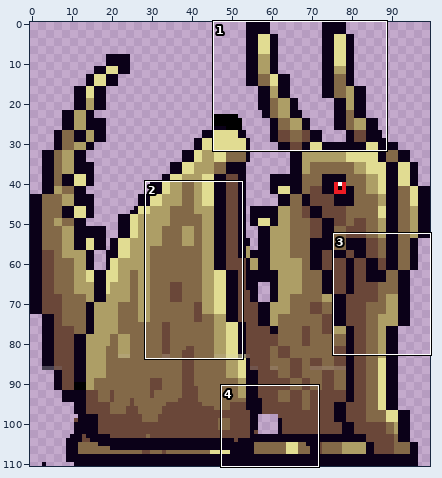
Edited in one commit: sprite sheet (sprites/Sprite70/e3286dc5-3e0d-4a0c-81aa-502c9828a832.png). The first picture is a wide view before the edit; the outline marks the close-up.
Close-up. Before the commit:
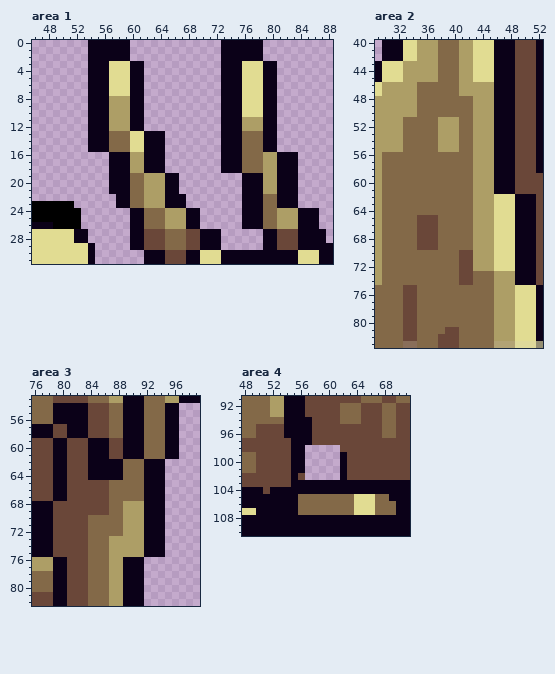
The file is 100x111 pixels. Shown: area 1: x 46..88, y 0..31; area 2: x 29..52, y 40..83; area 3: x 76..99, y 53..82; area 4: x 48..71, y 91..110. The commit also changed other parts of the picture, which this record leaves out.
Now the later version:
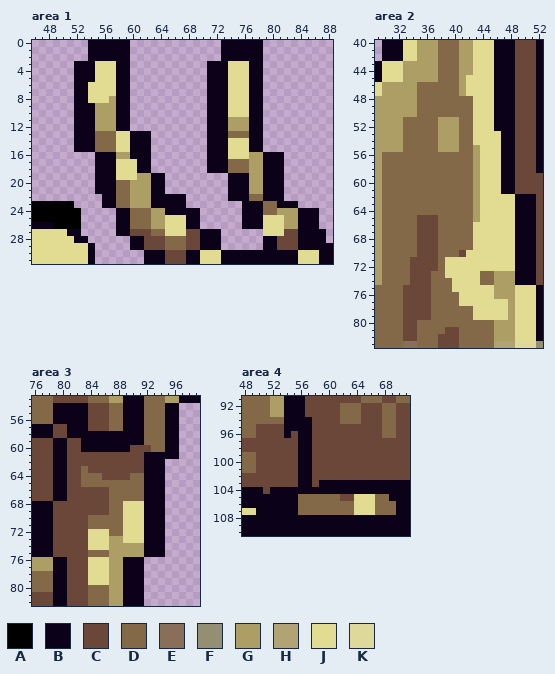
Palette (. is transparent): A #000000  B #0b0118  C #6a4739  D #836948  E #896e59  F #948e72  G #ad9e66  H #b2a375  J #e1dc92  K #ded99a
Diff:
--- area 1
@@ x 46..88 @@
  2 ........BBBBBB.............BBBBBB..........
- 3 ........BBBJJJBB...........BBBJJJBB........
- 4 ........BBBJJJBB...........BBBJJJBB........
- 5 ........BBBJJJBB...........BBBJJJBB........
- 6 ........BBBJJJBB...........BBBJJJBB........
- 7 ........BBBJJJBB...........BBBJJJBB........
- 8 ........BBBGGGBB...........BBBJJJBB........
- 9 ........BBBGGGBB...........BBBJJJBB........
-10 ........BBBGGGBB...........BBBJJJBB........
-11 ........BBBGGGBB...........BBBGGGBB........
-12 ........BBBGGGBB...........BBBGGGBB........
-13 ........BBBDDDJJBBB........BBBDDDBB........
-14 ........BBBDDDJJBBB........BBBDDDBB........
-15 ........BBBDDDJJBBB........BBBDDDBB........
-16 ...........BBBGGBBB........BBBDDDGGBBB.....
-17 ...........BBBGGBBB........BBBDDDGGBBB.....
-18 ...........BBBGGBBB........BBBDDDGGBBB.....
-19 ...........BBBDDGGGBB.........BBBGGBBB.....
-20 ...........BBBDDGGGBB.........BBBGGBBB.....
-21 ...........BBBDDGGGBB.........BBBGGBBB.....
-22 ............BBDDGGGBBB........BBBDDBBB.....
-23 AAAAAA......BBDDGGGBBB........BBBDDBBB.....
-24 AAAAAAA.......BBDDDGGGBB......BBBDDGGGBBB..
-25 AAAAAAA.......BBDDDGGGBB......BBBDDGGGBBB..
-26 BBBAAAA.......BBDDDGGGBB......BBBDDGGGBBB..
-27 JJJJJJBB......BBCCCDDDCCBBB......BBCCCBBBB.
+ 3 ......BBBJJJBB...........BBBJJJBB..........
+ 4 ......BBBJJJBB...........BBBJJJBB..........
+ 5 ......BBBJJJBB...........BBBJJJBB..........
+ 6 ......BBJJJJBB...........BBBJJJBB..........
+ 7 ......BBJJJJBB...........BBBJJJBB..........
+ 8 ......BBJJJGBB...........BBBJJJBB..........
+ 9 ......BBBGGGBB...........BBBJJJBB..........
+10 ......BBBGGGBB...........BBBJJJBB..........
+11 ......BBBGGGBB...........BBBGGGBB..........
+12 ......BBBGGGBB...........BBBGGGBB..........
+13 ......BBBDDDJJBBB........BBBDDDBB..........
+14 ......BBBDDDJJBBB........BBBJJJBB..........
+15 ......BBBDDDJJBBB........BBBJJJBB..........
+16 .........BBBGGBBB........BBBJJJGGBBB.......
+17 .........BBBJJJBB........BBBDDDGGBBB.......
+18 .........BBBJJJBB........BBBDDDGGBBB.......
+19 .........BBBJJJGGBB.........BBBGGBBB.......
+20 .........BBBDDGGGBB.........BBBGGBBB.......
+21 .........BBBDDGGGBB.........BBBGGBBB.......
+22 ..........BBDDGGGBBBBB......BBBDDBBB.......
+23 AAAAAA....BBDDGGGBBBBB........BBBDDBBB.....
+24 AAAAAAA.....BBDDDGGBBBBB......BBBDDGGGBBB..
+25 AAAAAAA.....BBDDDGGJJJBB......BBBJJJGGBBB..
+26 BBBAAAA.....BBDDDGGJJJBB......BBBJJJGGBBB..
+27 JJJJJBB.....BBCCCDDJJJCCBBB......JJJCCBBBB.
 28 JJJJJJBB......BBCCCDDDCCBBB......BBCCCBBBB.
--- area 2
@@ x 29..52 @@
 44 BJJJGGGGGDDDGGJJJBBBCCCB
-45 BJJJGGGGGDDDGGJJJBBBCCCB
-46 JGGGGGDDDDDDGGGGGBBBCCCB
-47 JGGGGGDDDDDDGGGGGBBBCCCB
-48 GGGGGGDDDDDDDDGGGBBBCCCB
-49 GGGGGGDDDDDDDDGGGBBBCCCB
-50 GGGGGGDDDDDDDDGGGBBBCCCB
-51 GGGGDDDDDGGGDDGGGBBBCCCB
-52 GGGGDDDDDGGGDDGGGBBBCCCB
-53 GGGGDDDDDGGGDDGGGBBBCCCB
-54 GGGGDDDDDGGGDDGGGBBBCCCB
-55 GGGGDDDDDGGGDDGGGBBBCCCB
-56 GDDDDDDDDDDDDDGGGBBBCCCB
-57 GDDDDDDDDDDDDDGGGBBBCCCB
-58 GDDDDDDDDDDDDDGGGBBBCCCB
-59 GDDDDDDDDDDDDDGGGBBBCCCC
-60 GDDDDDDDDDDDDDGGGBBBCCCC
-61 GDDDDDDDDDDDDDGGGBBBCCCC
-62 GDDDDDDDDDDDDDGGGJJJBBBC
-63 GDDDDDDDDDDDDDGGGJJJBBBC
-64 GDDDDDDDDDDDDDGGGJJJBBBC
-65 GDDDDDCCCDDDDDGGGJJJBBBC
-66 GDDDDDCCCDDDDDGGGJJJBBBC
-67 GDDDDDCCCDDDDDGGGJJJBBBC
-68 GDDDDDCCCDDDDDGGGJJJBBBC
-69 GDDDDDCCCDDDDDGGGJJJBBBC
-70 GDDDDDDDDDDDCCGGGJJJBBBC
-71 GDDDDDDDDDDDCCGGGJJJBBBC
-72 GDDDDDDDDDDDCCGGGJJJBBBC
-73 GDDDDDDDDDDDCCDDDGGGBBBC
-74 GDDDDDDDDDDDCCDDDGGGBBBC
-75 DDDDCCDDDDDDDDDDDGGGJJJB
-76 DDDDCCDDDDDDDDDDDGGGJJJB
-77 DDDDCCDDDDDDDDDDDGGGJJJB
-78 DDDDCCDDDDDDDDDDDGGGJJJB
-79 DDDDCCDDDDDDDDDDDGGGJJJB
+45 BJJJGGGGGDDDGJJJJBBBCCCB
+46 JGGGGGDDDDDDGJJJJBBBCCCB
+47 JGGGGGDDDDDDGJJJJBBBCCCB
+48 GGGGGGDDDDDDDDJJJBBBCCCB
+49 GGGGGGDDDDDDDDJJJBBBCCCB
+50 GGGGGGDDDDDDDDJJJBBBCCCB
+51 GGGGDDDDDGGGDDJJJBBBCCCB
+52 GGGGDDDDDGGGDDJJJBBBCCCB
+53 GGGGDDDDDGGGDDJJJJBBCCCB
+54 GGGGDDDDDGGGDDJJJJBBCCCB
+55 GGGGDDDDDGGGDDGJJJBBCCCB
+56 GDDDDDDDDDDDDDGJJJBBCCCB
+57 GDDDDDDDDDDDDDGJJJBBCCCB
+58 GDDDDDDDDDDDDDGJJJBBCCCB
+59 GDDDDDDDDDDDDDGJJJBBCCCC
+60 GDDDDDDDDDDDDDGJJJBBCCCC
+61 GDDDDDDDDDDDDDGJJJBBCCCC
+62 GDDDDDDDDDDDDDGJJJJJBBBC
+63 GDDDDDDDDDDDDDGJJJJJBBBC
+64 GDDDDDDDDDDDDDGJJJJJBBBC
+65 GDDDDDCCCDDDDDGJJJJJBBBC
+66 GDDDDDCCCDDDDDJJJJJJBBBC
+67 GDDDDDCCCDDDDDJJJJJJBBBC
+68 GDDDDDCCCDDDDDJJJJJJBBBC
+69 GDDDDDCCCDDDDDJJJJJJBBBC
+70 GDDDDDCCCDDDCJJJJJJJBBBC
+71 GDDDDCCCCDJJJJJJJJJJBBBC
+72 GDDDDCCCCDJJJJJJJJJJBBBC
+73 GDDDDCCCDDJJJJJDDGGGBBBC
+74 GDDDDCCCDDDJJJJDDGGGBBBC
+75 DDDDCCCCDDDJJJJJJGGGJJJB
+76 DDDDCCCCDDDDJJJJJGGGJJJB
+77 DDDDCCCCDDDDJJJJJJJGJJJB
+78 DDDDCCCCDDDDDDJJJJJGJJJB
+79 DDDDCCCCDDDDDDJJJJJGJJJB
 80 DDDDCCDDDDDDDDDDDGGGJJJB
--- area 3
@@ x 81..96 @@
 57 BBBCCCDDBBBDDDBB
-58 BBBCCCDDBBBDDDBB
-59 CCCBBBCCBBBDDDBB
-60 CCCBBBCCBBBDDDBB
-61 CCCBBBCCBBBDDDBB
-62 CCCBBBBBDDDBBB..
-63 CCCBBBBBDDDBBB..
-64 CCCBBBBBDDDBBB..
-65 CCCCCCDDDDDBBB..
+58 BBBBBBBBBBBDDDBB
+59 CCBBBBBBBBBDDDBB
+60 CCBBBBBBBCCCDDBB
+61 CCCCCCCCCCCBBBBB
+62 CCCCCCCCCCCBBB..
+63 CCDCCCCCCCCBBB..
+64 CCDDDCCCCDDBBB..
+65 CCDDDDDDDDDBBB..
 66 CCCCCCDDDDDBBB..
 67 CCCCCCDDDDDBBB..
-68 CCCCCCDDGGGBBB..
-69 CCCCCCDDGGGBBB..
-70 CCCDDDDDGGGBBB..
-71 CCCDDDDDGGGBBB..
-72 CCCDDDDDGGGBBB..
-73 CCCDDDGGGGGBBB..
-74 CCCDDDGGGGGBBB..
+68 CCCCCCDDJJJBBB..
+69 CCCCCCDDJJJBBB..
+70 CCCDDDDDJJJBBB..
+71 CCCDDDDDJJJBBB..
+72 CCCJJJDDJJJBBB..
+73 CCCJJJGGJJJBBB..
+74 CCCJJJGGGGGBBB..
 75 CCCDDDGGGGGBBB..
-76 CCCDDDGGBBB.....
-77 CCCDDDGGBBB.....
-78 CCCDDDGGBBB.....
-79 CCCDDDGGBBB.....
+76 CCCJJJGGBBB.....
+77 CCCJJJGGBBB.....
+78 CCCJJJGGBBB.....
+79 CCCJJJGGBBB.....
 80 CCCDDDGGBBB.....
--- area 4
@@ x 53..65 @@
  95 CBBBBCCCCCCCC
- 96 CBBBBCCCCCCCC
- 97 CCBBBCCCCCCCC
- 98 CCBB.....CCCC
- 99 CCBB.....BCCC
-100 CCBB.....BCCC
-101 CCBB.....BCCC
-102 CCBC.....BCCC
-103 CCBBBBBBBBBBB
+ 96 CBCBBCCCCCCCC
+ 97 CCCBBCCCCCCCC
+ 98 CCCBBCCCCCCCC
+ 99 CCCBBCCCCCCCC
+100 CCCBBCCCCCCCC
+101 CCCBBCCCCCCCC
+102 CCCBBCCCCCCCC
+103 CCCBBCBBBBBBB
 104 BBBBBBBBBBBBB
-105 BBBDDDDDDDDJJ
+105 BBBDDDDDDCCJJ
 106 BBBDDDDDDDDJJ
Changed places in both close-ups, as pixel boxes (x1, y1, x2, y2):
changed: (67, 61, 186, 236)
changed: (207, 61, 298, 236)
changed: (410, 75, 508, 320)
changed: (81, 431, 165, 585)
changed: (291, 431, 354, 501)
